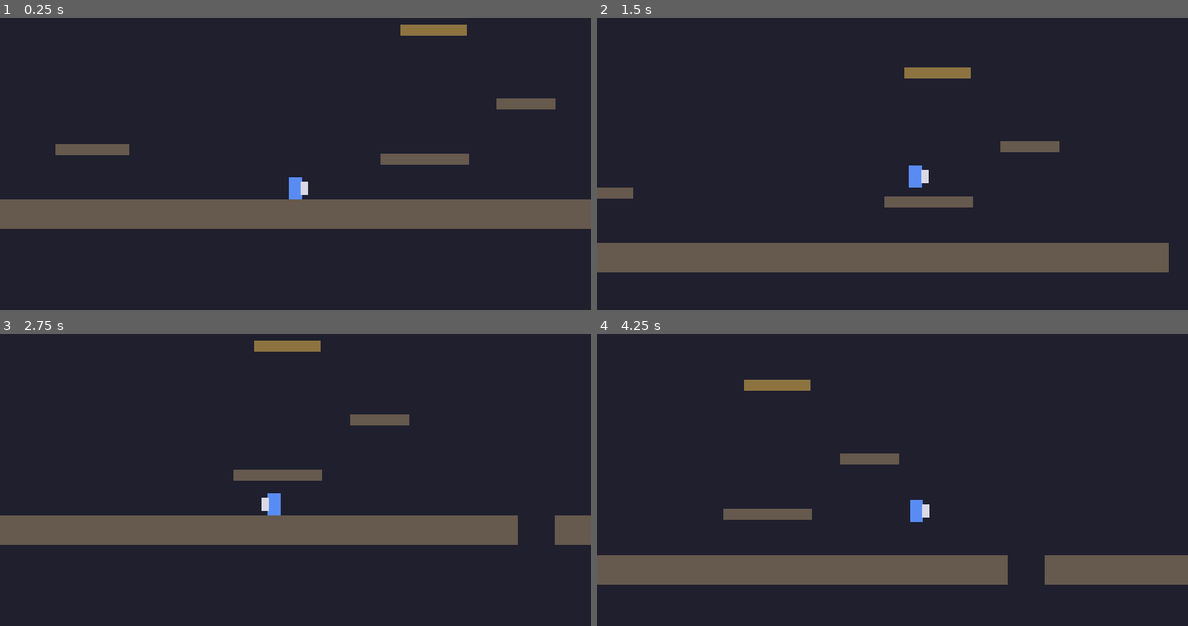
Above: before the commit, frames 1-4 (two rows, left to right).
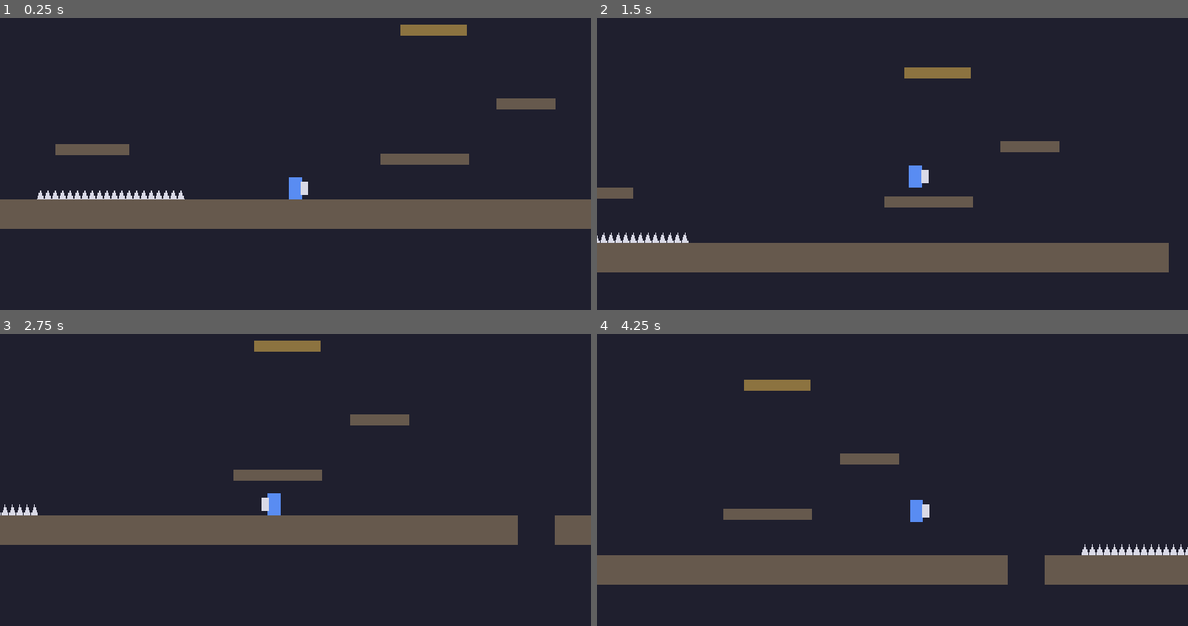
Above: after the commit, the same moments.

Repository: pjayyy96/2D_knightFight
Game: Godot game, scene res://scenes/main.tscn
Two runs of this game, one before a commit and one after it. Both use one fixed random seed, a clock stepped at 60 frames per second and the inputs below.
Inputs:
- Up to frame 1 (0.25 s): no input
- Up to frame 2 (1.5 s): hold D (move_right) from 0.53 s (still down); tap J (throw) at 0.6 s; tap Space (jump) at 0.77, 0.8, 1.07, 1.35 s
- Up to frame 3 (2.75 s): tap Space (jump) at 1.52, 1.82, 2.3 s; tap J (throw) at 1.55, 2.1 s; release D (move_right) at 2.03 s; hold A (move_left) from 2.03 s (still down)
- Up to frame 4 (4.25 s): release A (move_left) at 2.78 s; hold D (move_right) from 2.78 s (still down); tap J (throw) at 2.85 s; tap Space (jump) at 3.02, 3.32, 3.6, 3.77, 4.07 s

The runs differ from the first frame. In frame 1, 0.4% of the frame differs, in the area x 6-32%, y 59-63%; in frame 2, 0.3%; in frame 3, 0.1%; in frame 4, 0.4%.

Commit message:
Milestone 4: pogo bounce on spikes
Shield held down under the feet while airborne; bounce on anything in
the "pogo" group refills air jumps. Bounce is checked before
move_and_slide so the body never reaches the hazard first (caught by
tests/test_pogo.gd). Spikes hazard with forgiving hitbox.

Co-Authored-By: Claude Opus 5.5 <noreply@anthropic.com>

Diff:
--- a/scenes/main.tscn
+++ b/scenes/main.tscn
@@ -1,7 +1,8 @@
-[gd_scene load_steps=3 format=3]
+[gd_scene load_steps=4 format=3]
 
 [ext_resource type="PackedScene" path="res://scenes/player.tscn" id="1"]
 [ext_resource type="Script" path="res://scripts/platform.gd" id="2"]
+[ext_resource type="Script" path="res://scripts/spikes.gd" id="3"]
 
 [node name="Main" type="Node2D"]
 
@@ -41,5 +42,15 @@
 script = ExtResource("2")
 size = Vector2(80, 12)
 
+[node name="PracticeSpikes" type="Area2D" parent="."]
+position = Vector2(-200, 78)
+script = ExtResource("3")
+width = 160.0
+
+[node name="SpikeField" type="Area2D" parent="."]
+position = Vector2(580, 78)
+script = ExtResource("3")
+width = 200.0
+
 [node name="Player" parent="." instance=ExtResource("1")]
 position = Vector2(0, 60)
--- a/scripts/player.gd
+++ b/scripts/player.gd
@@ -17,8 +17,12 @@
 @export var coyote_time := 0.1      # seconds you may still jump after walking off a ledge
 @export var jump_buffer := 0.1      # seconds a jump press is "remembered" before landing
 @export var air_jumps := 1          # extra jumps allowed in the air (1 = double jump)
+@export var pogo_velocity := -300.0 # bounce speed when the downward shield hits something
+
+signal died # emitted by die(); checkpoints (milestone 7) will listen to it
 
 var air_jumps_left := 0
+var shield_down := false # true while airborne + holding S/↓. The shield reads this.
 var coyote_timer := 0.0
 var buffer_timer := 0.0
 var spawn_point := Vector2.ZERO
@@ -76,14 +80,34 @@
 	else:
 		velocity.x = move_toward(velocity.x, 0.0, friction * delta)
 
-	# 7. Let Godot move us and resolve collisions (also updates is_on_floor()).
+	# 7. Pogo, BEFORE moving. The shield sits below our feet, so it reaches spikes first.
+	#    Bouncing now (before this frame's move) means the body never gets there.
+	#    Only while falling, otherwise rising out of a bounce would re-trigger it.
+	shield_down = not is_on_floor() and Input.is_action_pressed("shield_down")
+	if shield_down and velocity.y > 0.0 and shield.touching_pogo_target():
+		pogo()
+
+	# 8. Let Godot move us and resolve collisions (also updates is_on_floor()).
 	move_and_slide()
 
-	# 8. Throw the shield the way we face. The shield refuses if it's already flying.
+	# 9. Throw the shield the way we face. The shield refuses if it's already flying.
 	if Input.is_action_just_pressed("throw"):
 		shield.throw(facing)
 
-	# Fell into a pit -> back to start. (Real death/checkpoints come in milestone 7.)
+	# Fell into a pit.
 	if position.y > 600.0:
-		position = spawn_point
-		velocity = Vector2.ZERO
+		die()
+
+
+## Called by the shield when it lands on something bounceable.
+## The bounce also gives back the air jumps, so you can chain: bounce → double jump → bounce...
+func pogo() -> void:
+	velocity.y = pogo_velocity
+	air_jumps_left = air_jumps
+
+
+## Back to the start. (Health and checkpoints come in milestones 6–7.)
+func die() -> void:
+	position = spawn_point
+	velocity = Vector2.ZERO
+	died.emit()
--- a/scripts/shield.gd
+++ b/scripts/shield.gd
@@ -14,6 +14,8 @@
 @export var return_speed := 420.0  # a bit faster than the throw so it always catches up
 @export var max_distance := 140.0  # how far it flies before turning back
 @export var hold_offset := 10.0    # where it sits next to the player while held
+@export var down_offset := 18.0    # how far below the player's center it sits when held down
+                                   # (below the feet, so it touches spikes/enemies before the body does)
 
 var state := State.HELD
 var player: Node2D                 # set by the player in its _ready()
@@ -26,6 +28,7 @@
 	if state != State.HELD:
 		return false
 	state = State.OUT
+	rotation = 0.0 # stand upright again if it was held down
 	_velocity = Vector2(direction * throw_speed, 0.0)
 	_traveled = 0.0
 	return true
@@ -34,8 +37,14 @@
 func _physics_process(delta: float) -> void:
 	match state:
 		State.HELD:
-			# Glue it to the player's front side. `facing` is 1 (right) or -1 (left).
-			global_position = player.global_position + Vector2(player.facing * hold_offset, 0.0)
+			if player.shield_down:
+				# Under the feet, turned flat (90°) like a plate.
+				global_position = player.global_position + Vector2(0.0, down_offset)
+				rotation = PI / 2
+			else:
+				# Glue it to the player's front side. `facing` is 1 (right) or -1 (left).
+				global_position = player.global_position + Vector2(player.facing * hold_offset, 0.0)
+				rotation = 0.0
 
 		State.OUT:
 			global_position += _velocity * delta
@@ -59,3 +68,15 @@
 		if body != player:
 			return true
 	return false
+
+
+## Asked by the player every frame while the shield is held down.
+## Anything in the "pogo" group can be bounced on: spikes now, enemies and bullets later.
+## A *group* is a tag you put on nodes; this way the shield doesn't need to know what spikes are.
+func touching_pogo_target() -> bool:
+	if state != State.HELD:
+		return false # shield is flying: nothing under your feet
+	for area in get_overlapping_areas():
+		if area.is_in_group("pogo"):
+			return true
+	return false
--- /dev/null
+++ b/scripts/spikes.gd
@@ -0,0 +1,42 @@
+@tool # draws in the editor too, like platform.gd
+extends Area2D
+## A strip of spikes. Touch them with your body: back to start.
+## Land on them with the shield held down (S/↓ in the air): bounce!
+## That works because spikes join the "pogo" group, which the shield looks for.
+
+const HEIGHT := 12.0
+const TOOTH := 8.0 # width of one spike
+
+@export var width := 48.0:
+	set(value):
+		width = value
+		queue_redraw()
+
+
+func _ready() -> void:
+	if Engine.is_editor_hint():
+		return
+	add_to_group("pogo")
+	# Forgiving hitbox: only the lower half of the spikes hurts. Players forgive a game
+	# that is a little generous, never one that kills them on a pixel they didn't touch.
+	var shape := RectangleShape2D.new()
+	shape.size = Vector2(width, HEIGHT / 2)
+	var collision := CollisionShape2D.new()
+	collision.shape = shape
+	collision.position.y = HEIGHT / 4
+	add_child(collision)
+	body_entered.connect(_on_body_entered)
+
+
+func _on_body_entered(body: Node2D) -> void:
+	# "Duck typing": we don't check *what* it is, only whether it can die.
+	if body.has_method("die"):
+		body.die()
+
+
+func _draw() -> void:
+	for i in int(width / TOOTH):
+		var x := -width / 2 + i * TOOTH
+		var tooth := PackedVector2Array([
+			Vector2(x, HEIGHT / 2), Vector2(x + TOOTH / 2, -HEIGHT / 2), Vector2(x + TOOTH, HEIGHT / 2)])
+		draw_colored_polygon(tooth, Color(0.85, 0.85, 0.9))
--- /dev/null
+++ b/tests/test_pogo.gd
@@ -0,0 +1,53 @@
+extends SceneTree
+## Self-check for the pogo bounce, using real physics (not hand-stepped like test_shield).
+## Run from the project folder:
+##   godot --headless --path . --script tests/test_pogo.gd
+
+var failures := 0
+
+
+func check(ok: bool, what: String) -> void:
+	if not ok:
+		failures += 1
+		printerr("FAIL: ", what)
+
+
+func _initialize() -> void:
+	var with_shield := await drop_onto_spikes(true)
+	check(with_shield.bounced, "shield down: bounces off spikes")
+	check(with_shield.refilled, "shield down: bounce refills air jumps")
+	check(with_shield.deaths == 0, "shield down: doesn't die")
+
+	var without := await drop_onto_spikes(false)
+	check(not without.bounced, "no shield: no bounce")
+	check(without.deaths > 0, "no shield: spikes kill")
+
+	print("pogo tests: ", "OK" if failures == 0 else "FAILED (%d)" % failures)
+	quit(failures)
+
+
+## Builds a tiny level (player in the air, spikes below), lets it run 1.5 s, reports what happened.
+func drop_onto_spikes(hold_shield_down: bool) -> Dictionary:
+	var level := Node2D.new()
+	root.add_child(level)
+	var spikes := Area2D.new()
+	spikes.set_script(load("res://scripts/spikes.gd"))
+	spikes.position = Vector2(0, 80)
+	level.add_child(spikes)
+	var player = load("res://scenes/player.tscn").instantiate()
+	level.add_child(player) # starts at (0, 0), falling, with 0 air jumps left
+
+	var result := {"bounced": false, "refilled": false, "deaths": 0}
+	player.died.connect(func(): result.deaths += 1)
+	if hold_shield_down:
+		Input.action_press("shield_down") # fake holding the key
+	for i in 90:
+		await physics_frame
+		if player.velocity.y < 0.0 and not result.bounced:
+			result.bounced = true
+			result.refilled = player.air_jumps_left == player.air_jumps
+
+	Input.action_release("shield_down")
+	level.queue_free()
+	await process_frame
+	return result
Not shown, added: scripts/spikes.gd.uid
Not shown, added: tests/test_pogo.gd.uid
Not shown, changed: LEARN.md
